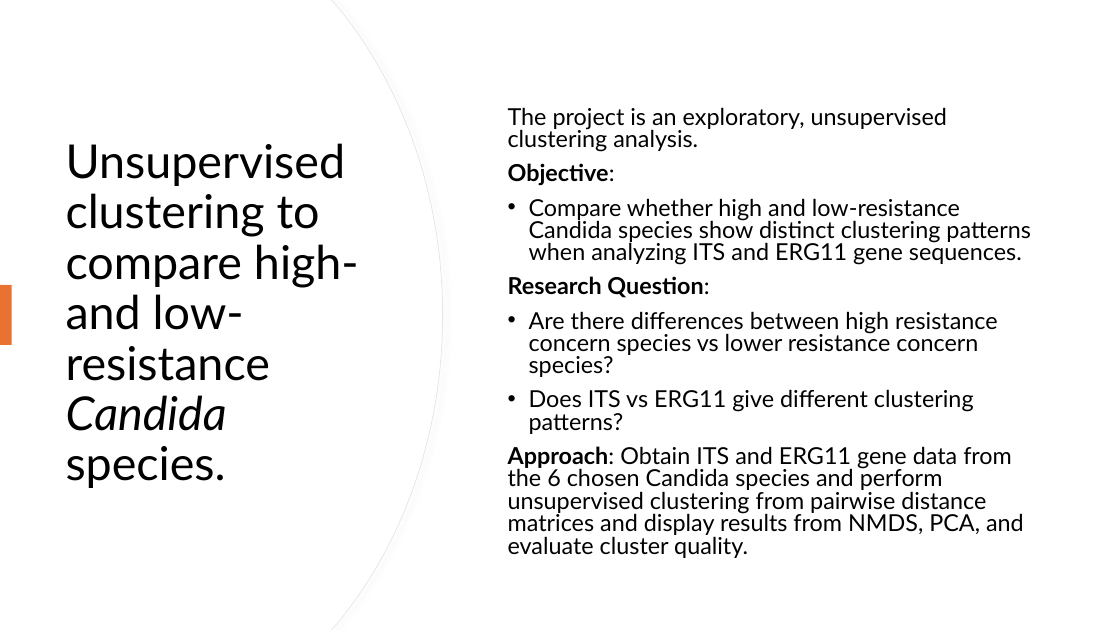
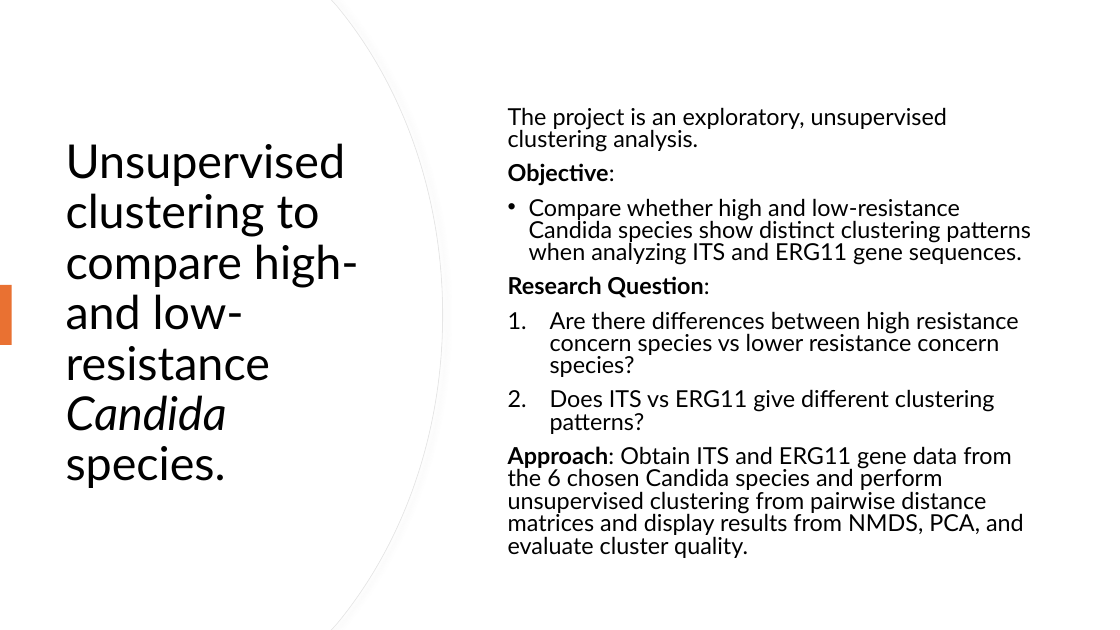
Before and after one commit to snsaiphoo/binf6210_assignment4, a slide deck: slide 4 of doc/Candida Comparison.pptx. Drawn at 1120x630 pixels with LibreOffice and Linux fonts; fonts in the diff are those of the drawing. Boxes give left, top, right and bottom in pixels: in the first picture for what was removed or moved away, otherwise in the second. Text is boxed around its words. In the diff, an @@ line names an element or a change of style, - is before the commit and + after.

```diff
--- a/doc/Candida Comparison.pptx
+++ b/doc/Candida Comparison.pptx
@@ text at bbox=[550, 311, 1018, 434]: bullet • to 1. @@
```
Also in this commit, not shown: 6 other slides changed.
